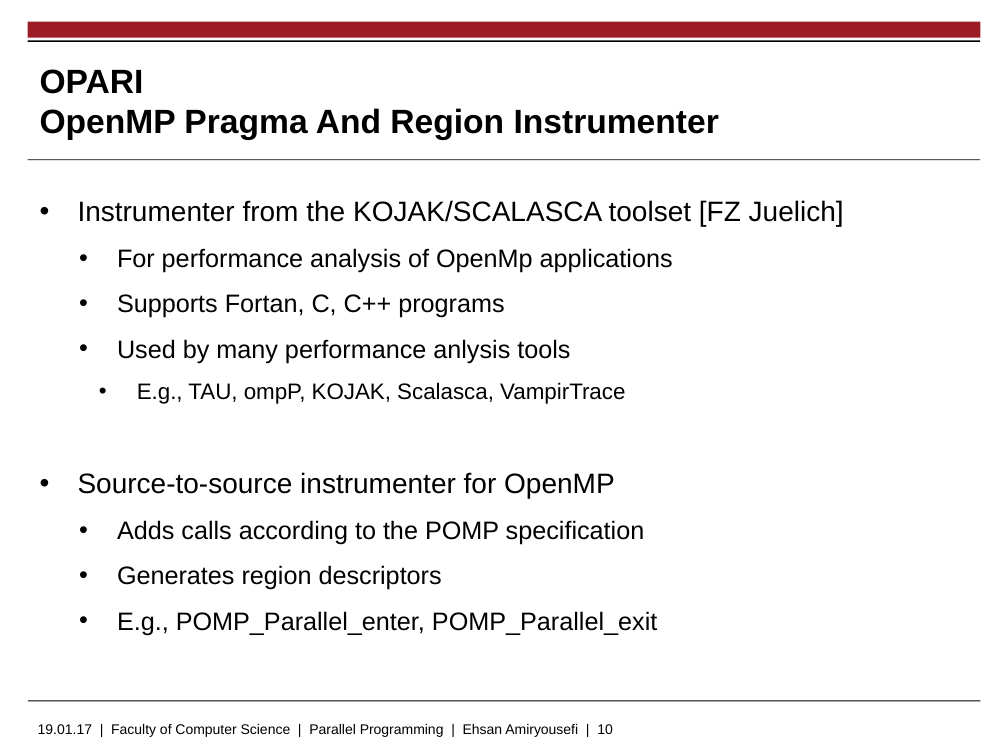
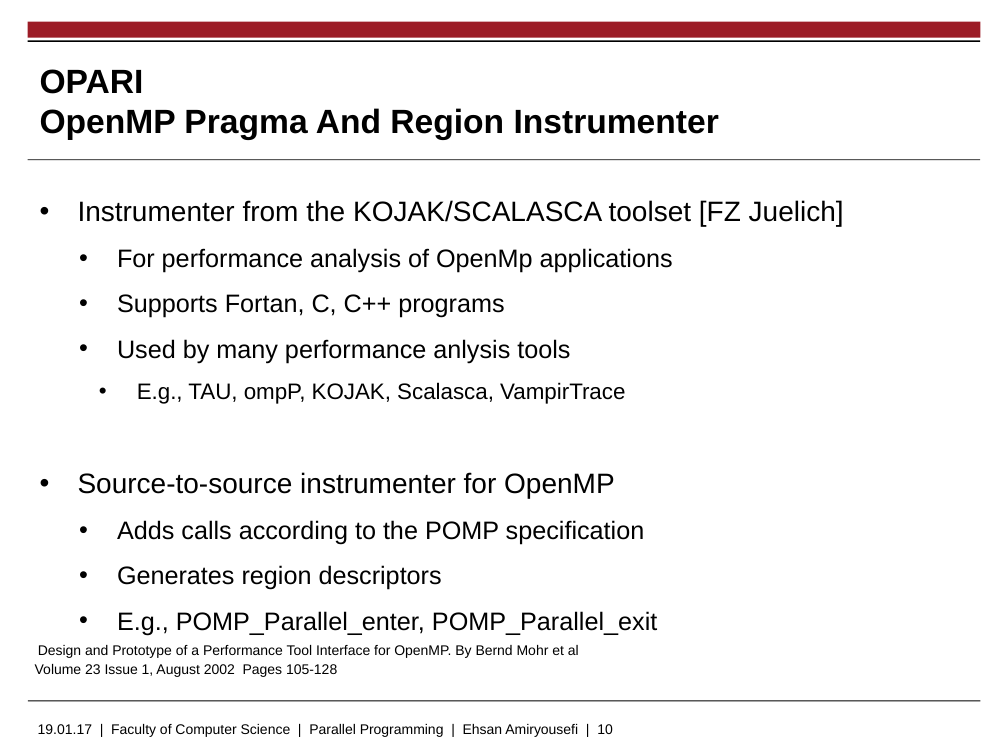
Before and after one commit to EhsanAmiryousefi/MasterThesis, a slide deck: slide 10 of Presentations/Proposal.pptx. Drawn at 1008x756 pixels with LibreOffice and Linux fonts; fonts in the diff are those of the drawing; background and template pictures are left out. Boxes give left, top, right and bottom in pixels: in the first picture for what was removed or moved away, otherwise in the second. Text is boxed around its words. In the diff, an @@ line names an element or a change of style, - is before the commit and + after.

```diff
--- a/Presentations/Proposal.pptx
+++ b/Presentations/Proposal.pptx
@@ table added at box(28, 642, 760, 686), 2 rows, 1 columns @@
+Design and Prototype of a Performance Tool Interface for OpenMP. By Bernd Mohr et al
+Volume 23 Issue 1, August 2002 Pages 105-128
```
Also in this commit, not shown: 9 other slides changed, 1 slide removed.
